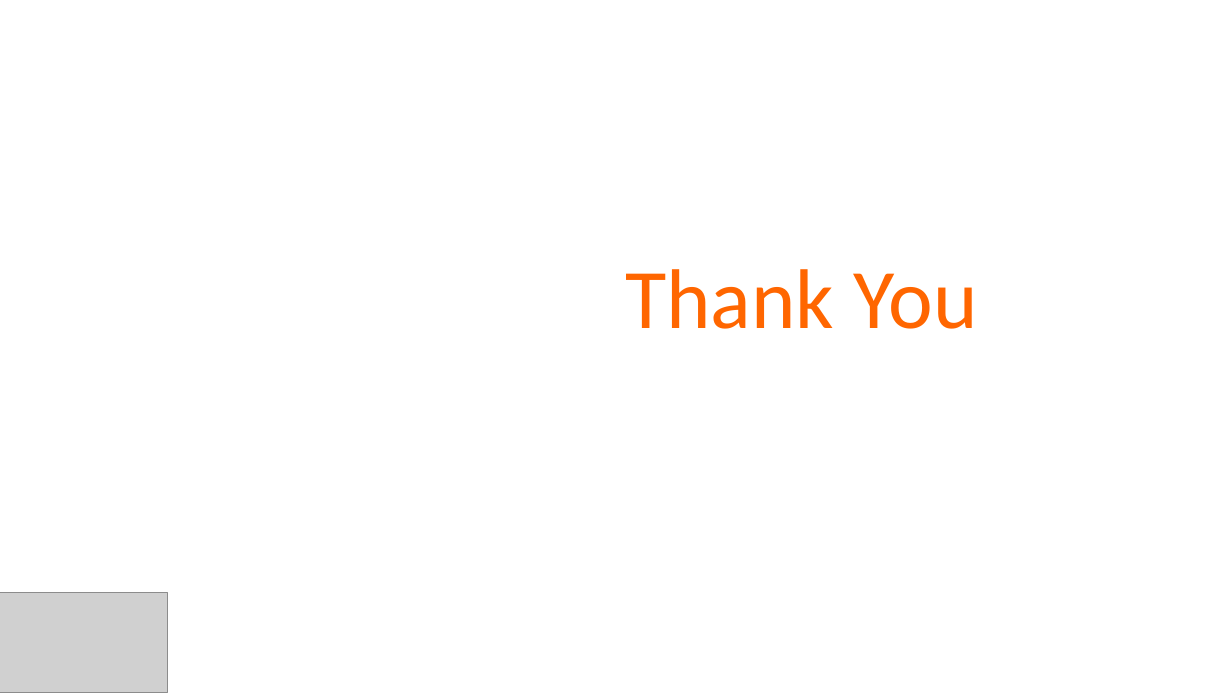
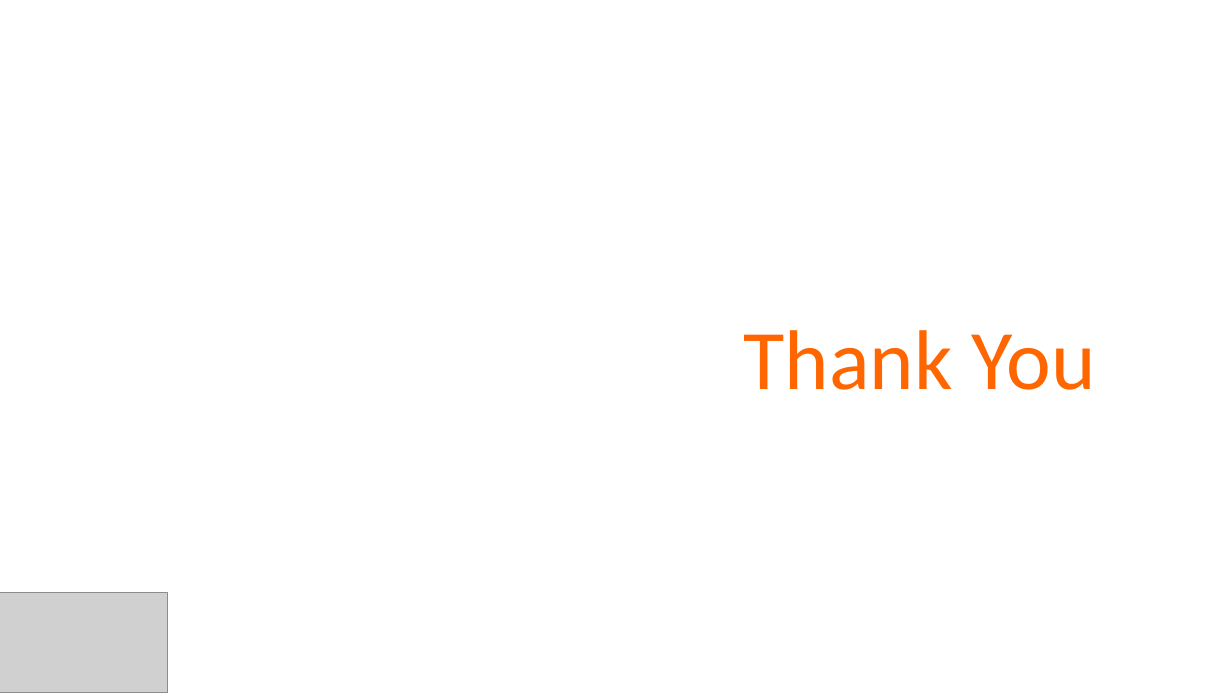
Before and after one commit to udbhavbalaji/G2M-Cab-Investment, a slide deck: slide 17 of G2M-Case Study.pptx (slide 8 before the commit). Drawn at 1232x693 pixels with LibreOffice and Linux fonts; fonts in the diff are those of the drawing; grey boxes stand for pictures. Boxes give left, top, right and bottom in pixels: in the first picture for what was removed or moved away, otherwise in the second. Text is boxed around its words. In the diff, an @@ line names an element or a change of style, - is before the commit and + after.

```diff
--- a/G2M-Case Study.pptx
+++ b/G2M-Case Study.pptx
@@ subtitle "Thank You": place and size @@
-subtitle "Thank You" at [625, 269, 978, 329]
+subtitle "Thank You" at [744, 330, 1096, 390]
```
Also in this commit, not shown: 3 other slides changed, 10 slides added, 1 slide removed, 2 other files.
